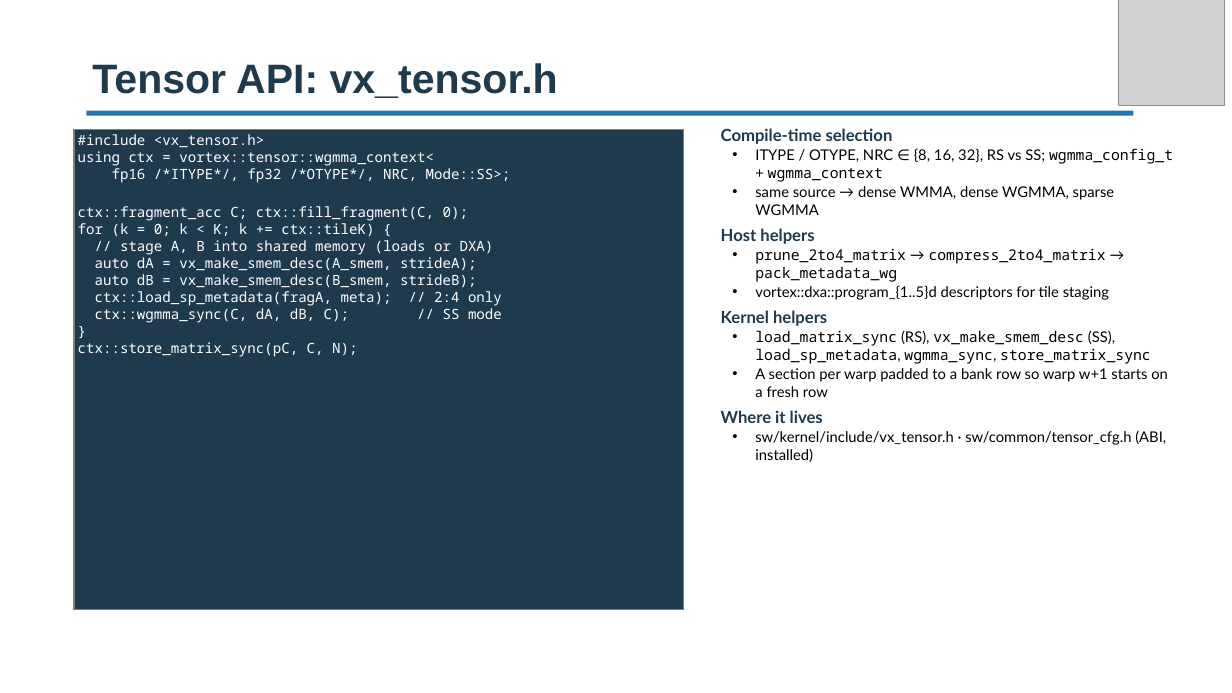
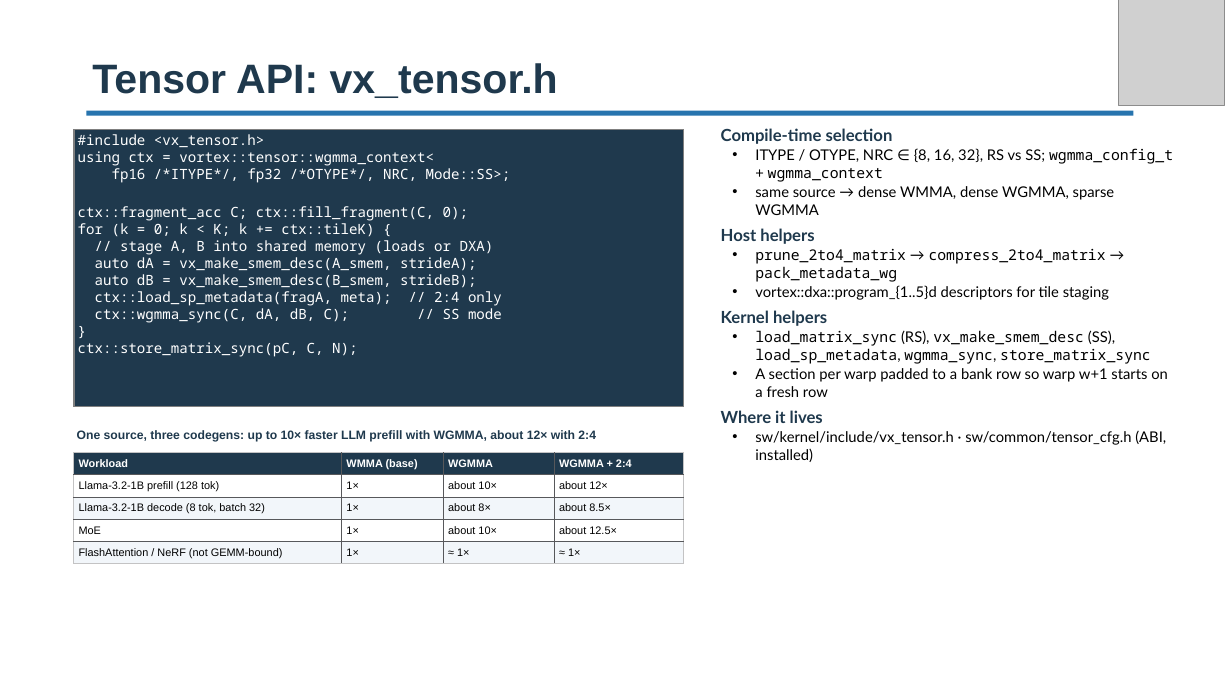
Before and after one commit to vortexgpgpu/vortex_tutorials, a slide deck: slide 12 of Slides_MICRO59/3.vortex_v3_software_stack.pptx (slide 10 before the commit). Drawn at 1232x693 pixels with LibreOffice and Linux fonts; fonts in the diff are those of the drawing; grey boxes stand for pictures; background and template pictures are left out. Boxes give left, top, right and bottom in pixels: in the first picture for what was removed or moved away, otherwise in the second. Text is boxed around its words. In the diff, an @@ line names an element or a change of style, - is before the commit and + after.

```diff
--- a/Slides_MICRO59/3.vortex_v3_software_stack.pptx
+++ b/Slides_MICRO59/3.vortex_v3_software_stack.pptx
@@ rectangle "#include <vx_tensor.h>": place and size @@
-rectangle "#include <vx_tensor.h>" at [74,129,684,610]
+rectangle "#include <vx_tensor.h>" at [74,129,684,407]
@@ text added at [77,430,596,442], 9.5 pt, text #1F394D, bold @@
+One source, three codegens: up to 10× faster LLM prefill with WGMMA, about 12× with 2:4
@@ table added at [74,453,684,564], 5 rows, 4 columns @@
+Workload | WMMA (base) | WGMMA | WGMMA + 2:4
+Llama-3.2-1B prefill (128 tok) | 1× | about 10× | about 12×
+Llama-3.2-1B decode (8 tok, batch 32) | 1× | about 8× | about 8.5×
+MoE | 1× | about 10× | about 12.5×
+FlashAttention / NeRF (not GEMM-bound) | 1× | ≈ 1× | ≈ 1×
```
Also in this commit, not shown: 9 other slides changed, 3 slides added, 1 slide removed, 4 other files.
